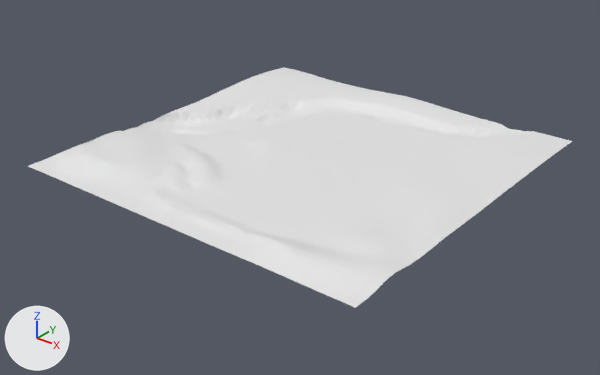
One commit to the glTF model Objects/Garden/Prototype/Ground.glb: the scene before it, then after it.
Rendered twice from a camera (50 mm lens) standing at (1257.0, -1609.0, 887.0) and looking at (5.0, -44.0, -83.0). The lights are fixed; the arrows at lower left show +X, +Y and +Z.
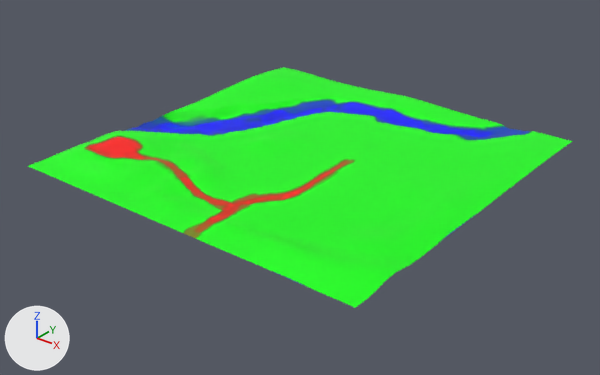
The change, as a list of edits to the scene's bpy script:
```text
Add img_groundsplatmap:
    img_groundsplatmap = load_image('GroundSplatmap', '_unpacked/GroundSplatmap', 2048, 2048, 'sRGB')
Add mat_ground:
    mat_ground = principled_material('Ground')
    mat_ground.texture = img_groundsplatmap
Change me_plane_001:
    where me_plane_001.from_pydata(...)  # 4225 vertices, 8192 faces; spans x -524.0..518.0, y -518.0..518.0, z -33.0..30.0
    add me_plane_001.materials.append(mat_ground)  # picture img_groundsplatmap
```

What differs and where, as boxes (x1, y1, x2, y2) in the pictures (600 x 375 px):
'Plane', recoloured (white to green)
    both: (28, 67, 573, 308)
